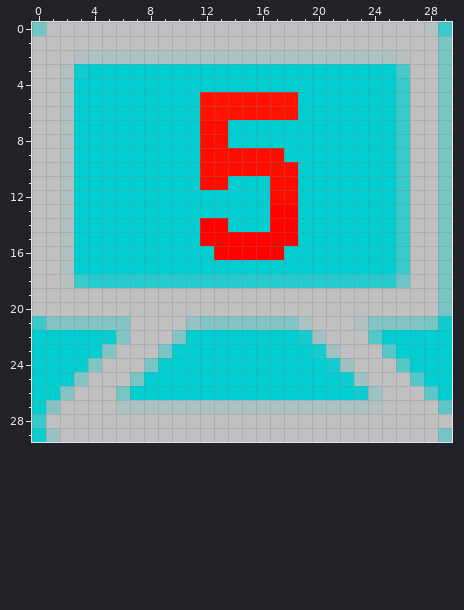
One commit to this pixel-art sprite: QTfrontend/res/botlevels/1.png. Above: the version before the commit.
The file is 30x30 pixels. Colours within 5 levels of each other are drawn and written as one.
The result:
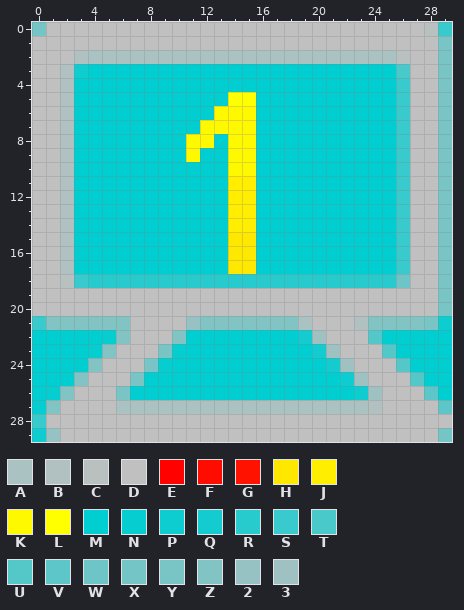
Palette (. is transparent): A #abc2c2  B #b1c0c0  C #b8c0c0  D #c0c0c0  E #ff0200  F #ff0c00  G #ff1300  H #ffe800  J #ffee00  K #fff900  L #ffff00  M #00ced1  N #06ced0  P #0ecdd0  Q #14cccf  R #27cbcd  S #38cacc  T #4ac9ca  U #54c7c9  V #5cc6c8  W #6dc5c7  X #73c5c6  Y #79c5c6  Z #82c3c4  2 #97c2c3  3 #a0c1c2
Changes in this commit:
{"y":5,"x":12,"old":"GGGGGGG","new":"MMLLMMM"}
{"y":6,"x":12,"old":"GGGGGGG","new":"MKKKMMM"}
{"y":7,"x":12,"old":"FFMM","new":"KKKK"}
{"y":8,"x":11,"old":"MFFMM","new":"KKMKK"}
{"y":9,"x":11,"old":"MFFFFFF","new":"KMMKKMM"}
{"y":10,"x":12,"old":"FFFFFFF","new":"MMKKMMM"}
{"y":11,"x":12,"old":"FFMM","new":"MMJJ"}
{"y":11,"x":17,"old":"FF","new":"MM"}
{"y":12,"x":14,"old":"MM","new":"JJ"}
{"y":12,"x":17,"old":"FF","new":"MM"}
{"y":13,"x":14,"old":"MM","new":"JJ"}
{"y":13,"x":17,"old":"EE","new":"MM"}
{"y":14,"x":12,"old":"EEMM","new":"MMJJ"}
{"y":14,"x":17,"old":"EE","new":"MM"}
{"y":15,"x":12,"old":"EEEEEEE","new":"MMHHMMM"}
{"y":16,"x":13,"old":"EEEEE","new":"MHHMM"}
{"y":17,"x":14,"old":"MM","new":"HH"}
